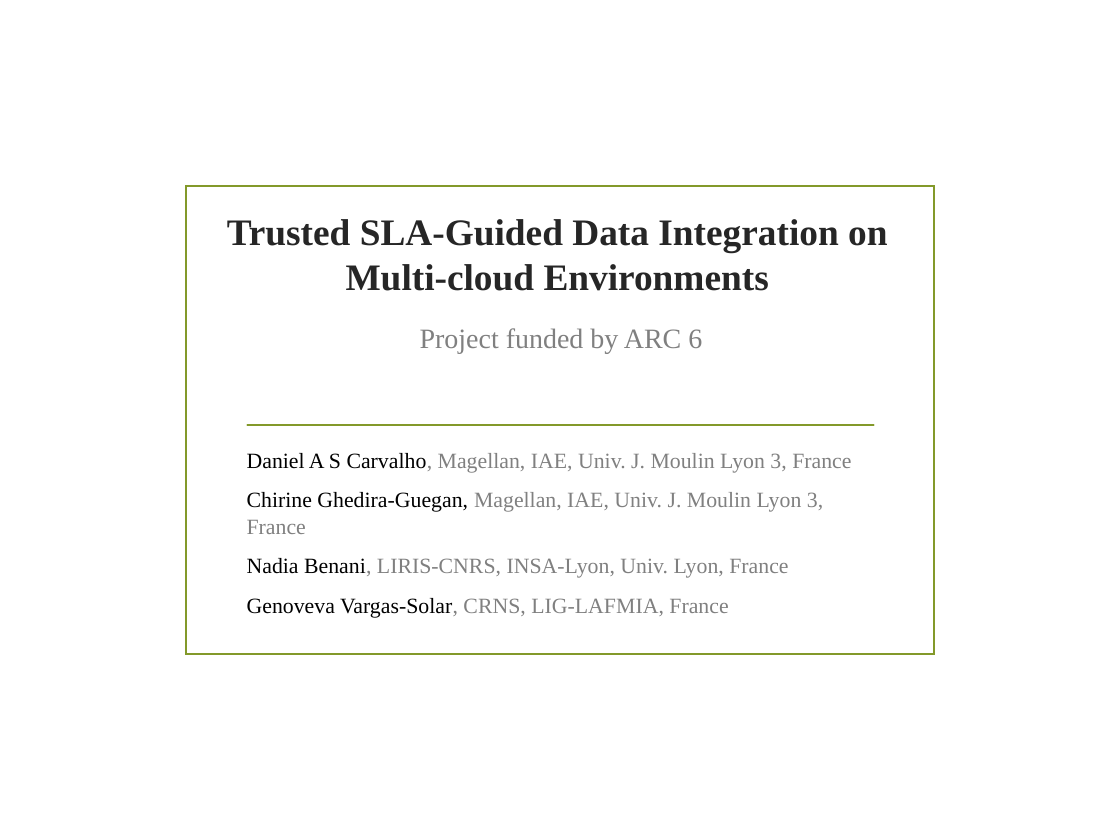
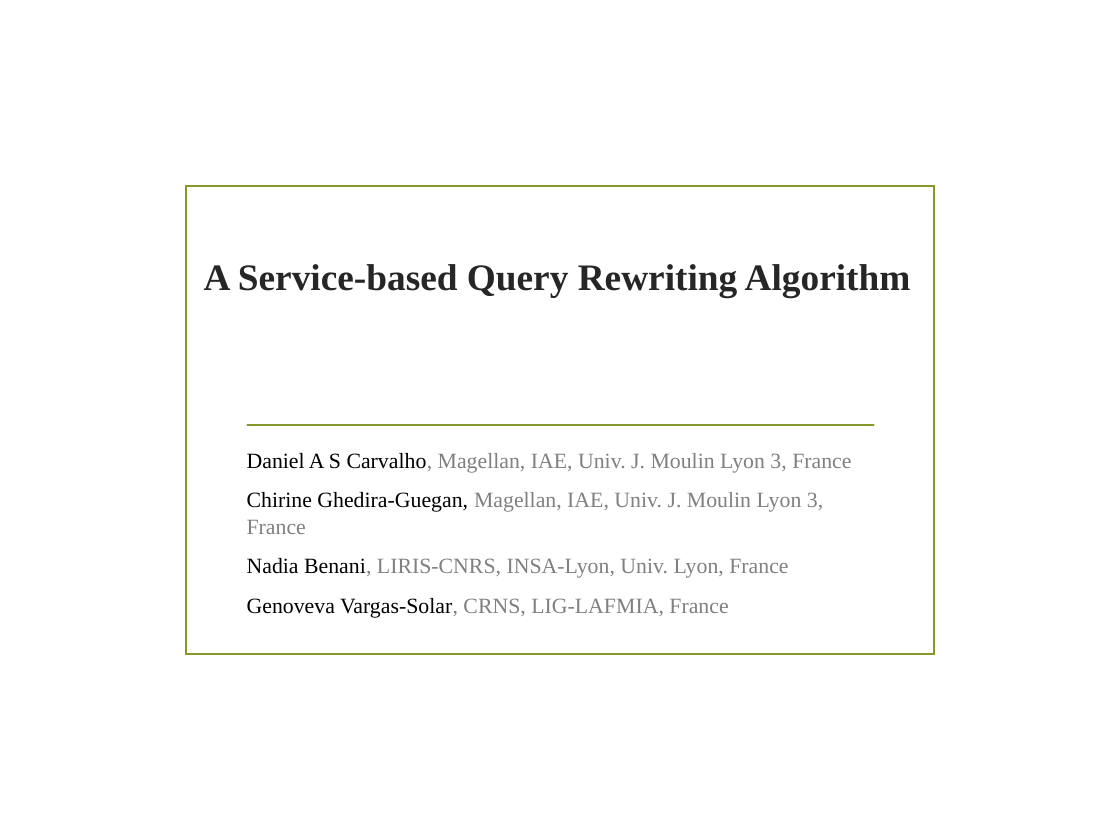
Before and after one commit to danielboni/DanielCarvalho-PhD, a slide deck: slide 1 of Presentations/Magellan/SI presentation 040216.pptx. Drawn at 1120x840 pixels with LibreOffice and Linux fonts; fonts in the diff are those of the drawing; background and template pictures are left out. Boxes give left, top, right and bottom in pixels: in the first picture for what was removed or moved away, otherwise in the second. Text is boxed around its words. In the diff, an @@ line names an element or a change of style, - is before the commit and + after.

```diff
--- a/Presentations/Magellan/SI presentation 040216.pptx
+++ b/Presentations/Magellan/SI presentation 040216.pptx
@@ title at [204, 264, 911, 297]: text changed @@
-Trusted SLA-Guided Data Integration on Multi-cloud Environments
+A Service-based Query Rewriting Algorithm
@@ text removed at [420, 328, 702, 354] @@
-Project funded by ARC 6
```
Also in this commit, not shown: 15 other slides changed, 4 slides added, 2 slides removed, 4 other files.
